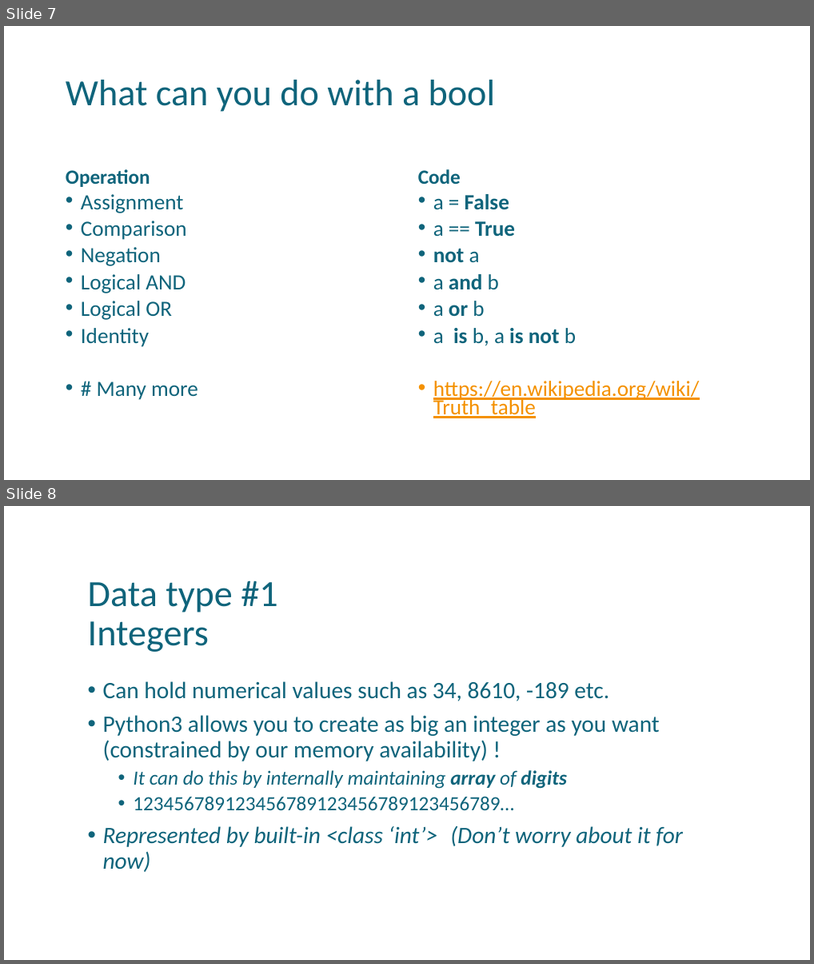
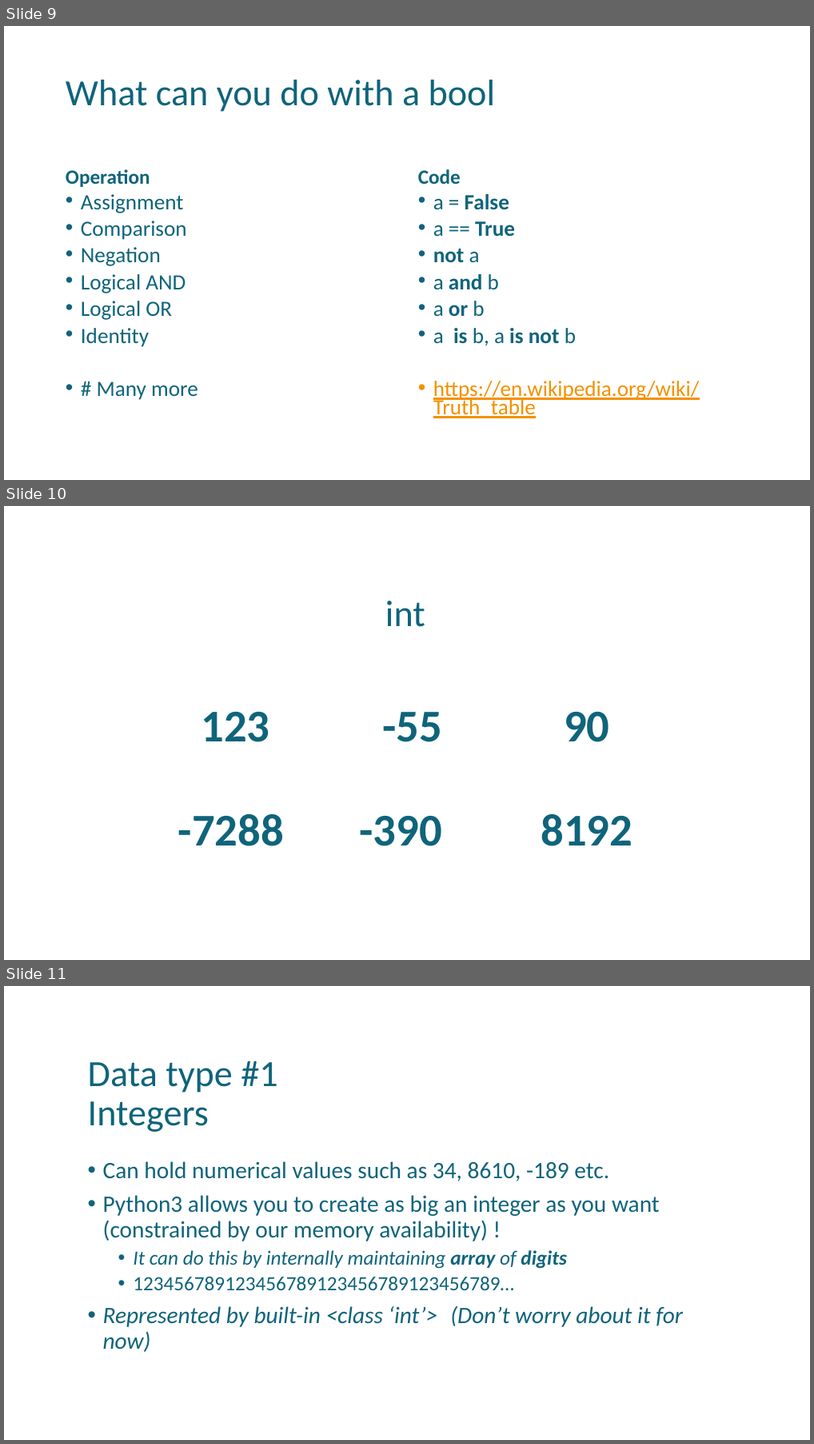
Before and after one commit to uday87j/teach_python, a slide deck: fundamentals/2-State, Data types.pptx. Shown one above the other, each under a label of ours: slides 7 and 8 before the commit, slides 9, 10 and 11 after it. The pictures are 814x964 and 814x1444 pixels, drawn with LibreOffice and Linux fonts; fonts in the diff are those of the drawing. Boxes give left, top, right and bottom in pixels: in the first picture for what was removed or moved away, otherwise in the second. Text is boxed around its words. In the diff, an @@ line names an element or a change of style, - is before the commit and + after.

```diff
--- a/fundamentals/2-State, Data types.pptx
+++ b/fundamentals/2-State, Data types.pptx
@@ slide 10 added at bbox=[4, 506, 810, 960], background #FFFFFF @@
@@ title added at bbox=[386, 600, 426, 627], 44 pt, text #0F647B @@
+int
@@ text added at bbox=[178, 712, 633, 846], 54 pt, text #0F647B, bold @@
+123 -55 90
+-7288 -390 8192
@@ what was slide 7 is now slide 9 @@
@@ what was slide 8 is now slide 11 @@
```
Also in this commit, not shown: 3 slides changed, 4 other slides added, 1 slide removed, 1 other file.
